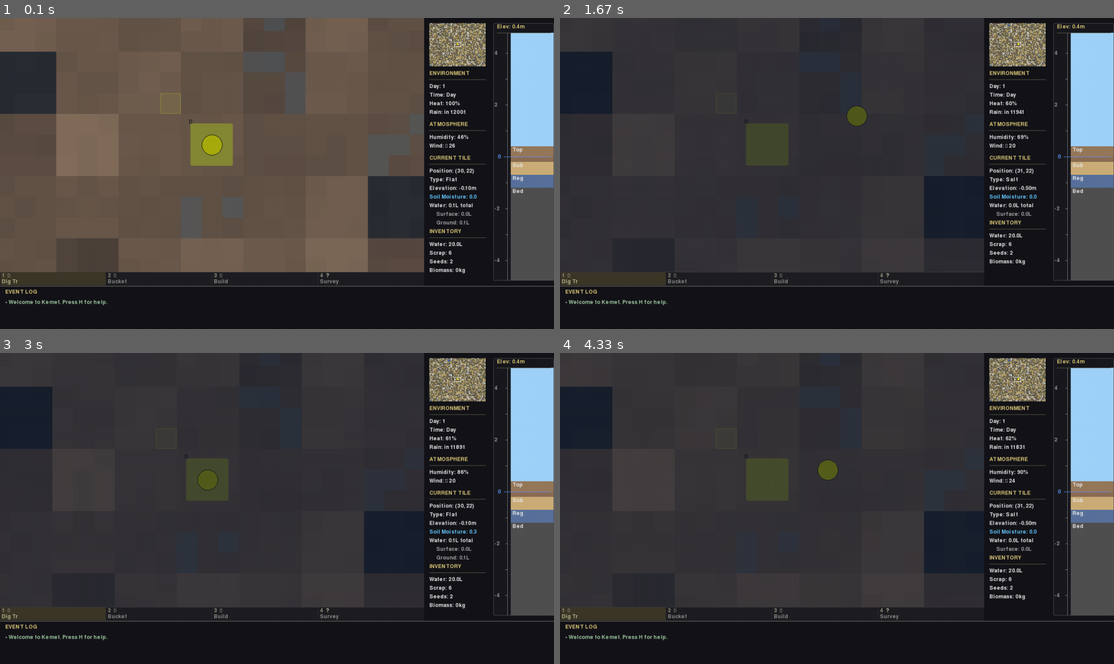
Above: before the commit, frames 1-4 (two rows, left to right).
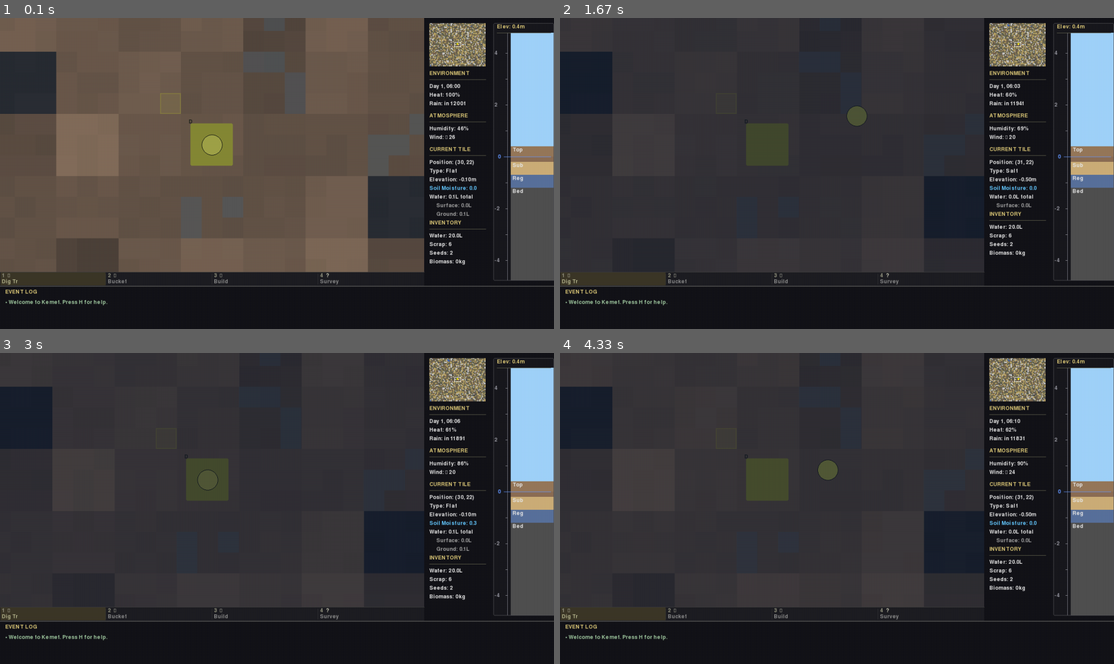
Above: after the commit, the same moments.

Repository: TimPasquini/Kemet
Game: pygame game, started from pygame_runner.py
The game is run twice, just before and just after one commit, with the same random seed, the same clock (stepped at 60 frames per second) and the same inputs.
Inputs:
- Up to frame 1 (0.1 s): no input
- Up to frame 2 (1.67 s): hold D 0.33-0.8 s; hold W 0.83-1.13 s; hold D 1.17-1.63 s
- Up to frame 3 (3 s): hold A 1.67-2.2 s; hold S 2.23-2.53 s; hold A 2.57-2.97 s
- Up to frame 4 (4.33 s): hold W 3-3.37 s; hold D 3.4-4.03 s; hold S from 4.07 s (still down)

The runs differ from the first frame. In frame 1, 1.8% of the frame differs, in the area x 36-88%, y 21-83%; in frame 2, 1.8%; in frame 3, 1.8%; in frame 4, 1.8%.

Commit message:
Implement HUD clock and fix player action bar rendering
- Replaced static Day/Time text in HUD with a dynamic clock (Day X, HH:MM) in .
- Consolidated player rendering logic into .
- Restored the missing action cooldown bar for player actions.
- Removed duplicate player rendering code from .

Diff:
--- a/render/__init__.py
+++ b/render/__init__.py
@@ -16,7 +16,8 @@
 from render.map import render_map_viewport, render_static_background, redraw_background_rect, render_interaction_highlights
 from render.hud import render_hud, render_inventory, render_soil_profile
 from render.toolbar import render_toolbar
-from render.overlays import render_help_overlay, render_event_log, render_player, render_night_overlay
+from render.overlays import render_help_overlay, render_event_log, render_night_overlay
+from render.player_renderer import render_player
 
 __all__ = [
     # Colors
--- a/render/hud.py
+++ b/render/hud.py
@@ -7,6 +7,7 @@
 
 import pygame
 
+from config import DAY_LENGTH
 from ground import SoilLayer, MATERIAL_LIBRARY, units_to_meters
 from render.primitives import draw_text, draw_section_header
 from render.config import (
@@ -29,6 +30,26 @@
     from main import GameState
 
 
+def get_time_string(state: "GameState") -> str:
+    """Formats the current game time into a string."""
+    if state.is_night:
+        return f"Day {state.day} (Night)"
+
+    if DAY_LENGTH <= 0:
+        return f"Day {state.day}"
+
+    day_progress = state.turn_in_day / DAY_LENGTH
+    # Map 0.0-1.0 progress to 12 hours of daylight (e.g., 6:00 to 18:00)
+    total_daylight_minutes = 12 * 60
+    current_minute_of_daylight = int(day_progress * total_daylight_minutes)
+
+    start_hour = 6
+    hour = start_hour + (current_minute_of_daylight // 60)
+    minute = current_minute_of_daylight % 60
+
+    return f"Day {state.day}, {hour:02d}:{minute:02d}"
+
+
 def render_hud(
     screen,
     font,
@@ -41,9 +62,8 @@
 
     # Environment section
     y_offset = draw_section_header(screen, font, "ENVIRONMENT", (hud_x, y_offset), width=130) + 4
-    draw_text(screen, font, f"Day: {state.day}", (hud_x, y_offset))
-    y_offset += LINE_HEIGHT
-    draw_text(screen, font, f"Time: {'Night' if state.is_night else 'Day'}", (hud_x, y_offset))
+    time_str = get_time_string(state)
+    draw_text(screen, font, time_str, (hud_x, y_offset))
     y_offset += LINE_HEIGHT
     draw_text(screen, font, f"Heat: {state.heat}%", (hud_x, y_offset))
     y_offset += LINE_HEIGHT
--- a/render/overlays.py
+++ b/render/overlays.py
@@ -9,15 +9,10 @@
 from render.primitives import draw_text
 from render.config import (
     LINE_HEIGHT,
-    PLAYER_RADIUS,
-    SUB_TILE_SIZE,
     COLOR_BG_PANEL,
     COLOR_TEXT_HIGHLIGHT,
     COLOR_TEXT_GRAY,
     COLOR_TEXT_DIM,
-    COLOR_PLAYER,
-    COLOR_PLAYER_ACTION_BG,
-    COLOR_PLAYER_ACTION_BAR,
 )
 
 if TYPE_CHECKING:
@@ -121,37 +116,6 @@
     return visible_count
 
 
-def render_player(
-    surface: pygame.Surface,
-    state: "GameState",
-    camera: "Camera",
-    player_world_pos: Tuple[float, float],
-    tile_size: int,
-) -> None:
-    """Render the player circle and action progress bar."""
-    # Transform player world position to viewport position
-    vp_x, vp_y = camera.world_to_viewport(player_world_pos[0], player_world_pos[1])
-    player_x, player_y = int(vp_x), int(vp_y)
-
-    # Draw player circle
-    pygame.draw.circle(
-        surface,
-        COLOR_PLAYER,
-        (player_x, player_y),
-        PLAYER_RADIUS,
-    )
-
-    # Draw action timer bar if busy
-    if state.is_busy():
-        bar_width = SUB_TILE_SIZE
-        bar_height = 4
-        bar_x = player_x - bar_width // 2
-        bar_y = player_y - SUB_TILE_SIZE // 2 - bar_height - 2
-        progress = state.get_action_progress()
-        pygame.draw.rect(surface, COLOR_PLAYER_ACTION_BG, (bar_x, bar_y, bar_width, bar_height))
-        pygame.draw.rect(surface, COLOR_PLAYER_ACTION_BAR, (bar_x, bar_y, int(bar_width * progress), bar_height))
-
-
 def render_night_overlay(
     surface: pygame.Surface,
     heat: int,
--- a/render/player_renderer.py
+++ b/render/player_renderer.py
@@ -6,6 +6,7 @@
 import pygame
 
 from config import SUBGRID_SIZE
+from render.config import COLOR_PLAYER, COLOR_PLAYER_ACTION_BG, COLOR_PLAYER_ACTION_BAR
 
 if TYPE_CHECKING:
     from main import GameState
@@ -29,5 +30,18 @@
     # We clamp it to a minimum of 2 pixels so it doesn't disappear at high zoom out
     radius = max(2, int(scaled_sub_tile_size / 2))
 
-    pygame.draw.circle(surface, (255, 255, 0), (int(vx), int(vy)), radius)
+    pygame.draw.circle(surface, COLOR_PLAYER, (int(vx), int(vy)), radius)
     pygame.draw.circle(surface, (0, 0, 0), (int(vx), int(vy)), radius, 1)
+
+    # Draw action timer bar if busy
+    if state.is_busy():
+        bar_width = max(10, int(scaled_sub_tile_size))
+        bar_height = max(2, int(scaled_sub_tile_size / 6))
+
+        bar_x = int(vx - bar_width / 2)
+        bar_y = int(vy - radius - bar_height - 4)
+
+        progress = state.get_action_progress()
+
+        pygame.draw.rect(surface, COLOR_PLAYER_ACTION_BG, (bar_x, bar_y, bar_width, bar_height))
+        pygame.draw.rect(surface, COLOR_PLAYER_ACTION_BAR, (bar_x, bar_y, int(bar_width * progress), bar_height))
